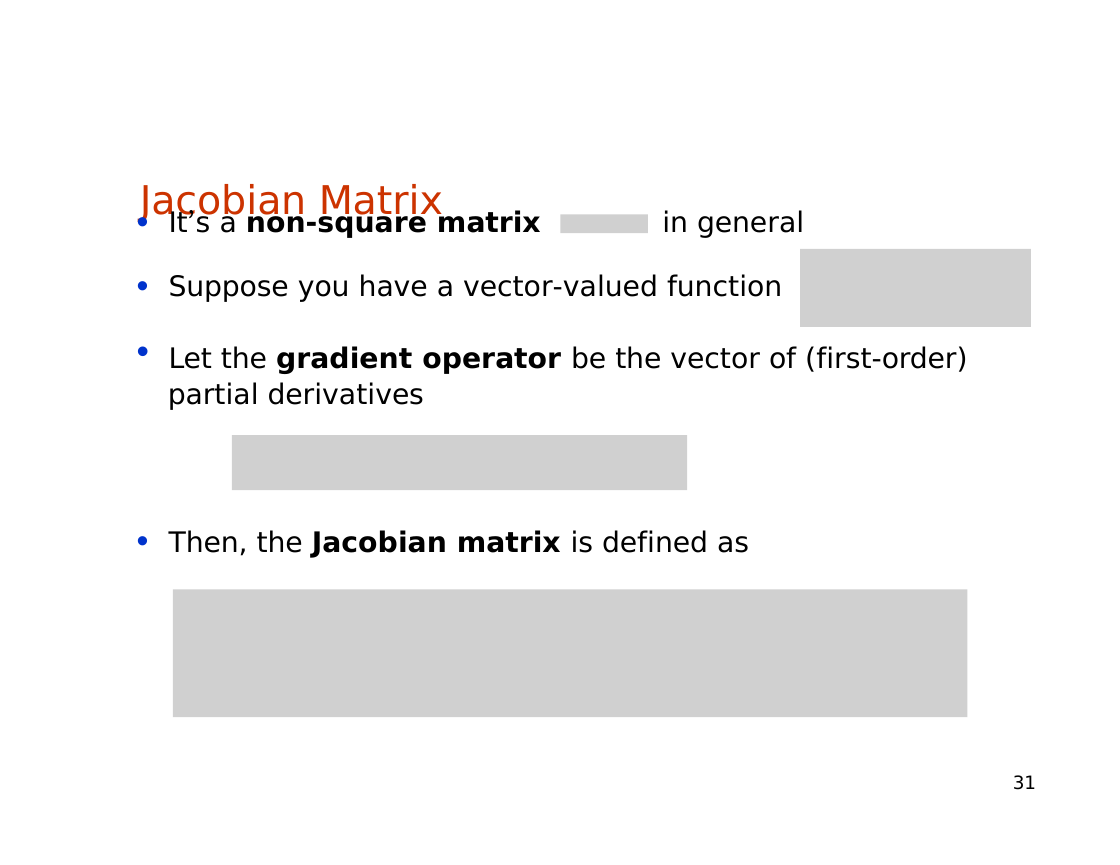
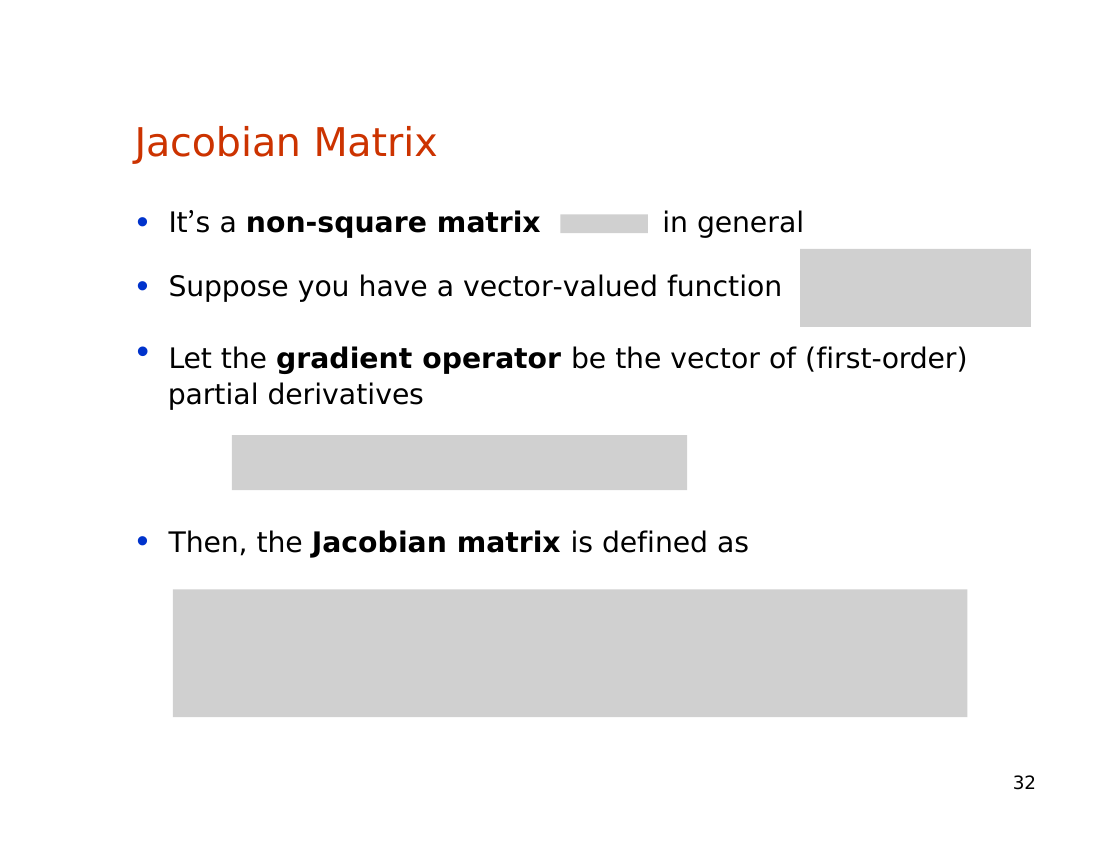
Before and after one commit to amitrokh/CMSC498F, a slide deck: slide 32 of lectures/week_10/Kalman-filtering.pptx (slide 31 before the commit). Drawn at 1120x865 pixels with LibreOffice and Linux fonts; fonts in the diff are those of the drawing; grey boxes stand for pictures. Boxes give left, top, right and bottom in pixels: in the first picture for what was removed or moved away, otherwise in the second. Text is boxed around its words. In the diff, an @@ line names an element or a change of style, - is before the commit and + after.

```diff
--- a/lectures/week_10/Kalman-filtering.pptx
+++ b/lectures/week_10/Kalman-filtering.pptx
@@ title "Jacobian Matrix": place and size @@
-title "Jacobian Matrix" at <box>140,184,443,222</box>
+title "Jacobian Matrix" at <box>135,126,438,164</box>
@@ page number at <box>1013,775,1036,790</box>: text changed @@
-31
+32
```
Also in this commit, not shown: 14 other slides changed, 1 slide added.
